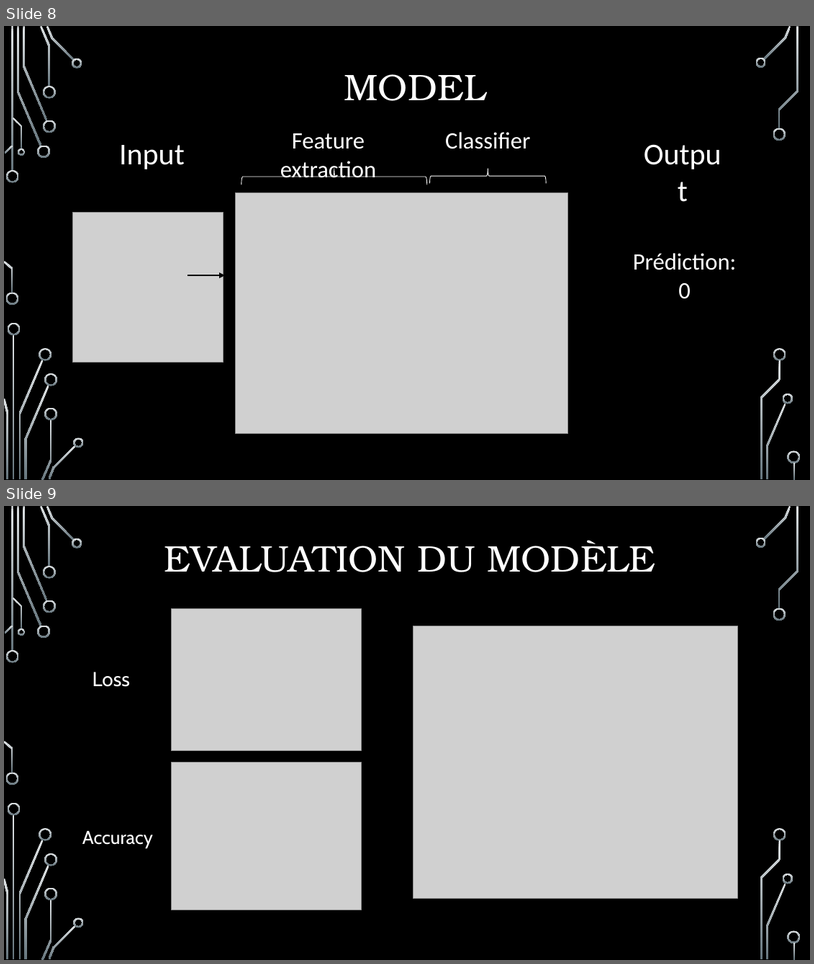
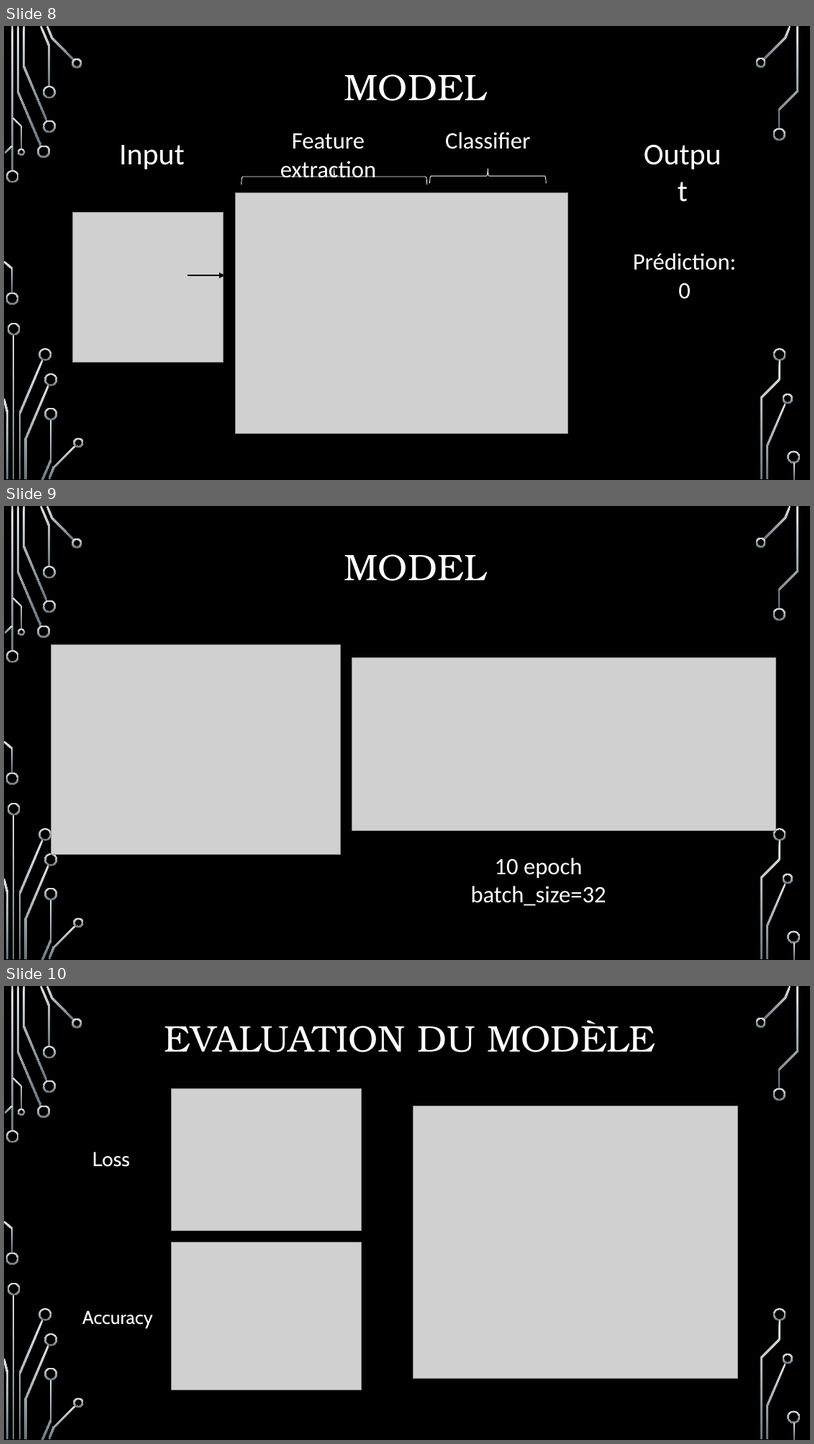
Before and after one commit to Chemsdev/Projet_CNN, a slide deck: Créez un outil de visualisation pour un réseau.pptx. Shown one above the other, each under a label of ours: slides 8 and 9 before the commit, slides 8, 9 and 10 after it. The pictures are 814x964 and 814x1444 pixels, drawn with LibreOffice and Linux fonts; fonts in the diff are those of the drawing; grey boxes stand for pictures; background and template pictures are left out. Boxes give left, top, right and bottom in pixels: in the first picture for what was removed or moved away, otherwise in the second. Text is boxed around its words. In the diff, an @@ line names an element or a change of style, - is before the commit and + after.

```diff
--- a/Créez un outil de visualisation pour un réseau.pptx
+++ b/Créez un outil de visualisation pour un réseau.pptx
@@ slide 9 added at [4,506,810,960], background picture (left out); not listed: 36 template elements that a slide beside it also shows @@
@@ title added at [345,554,486,581], 44 pt, text #FFFFFF @@
+MODEL
@@ picture added at [52,644,341,854] @@
@@ picture added at [352,658,776,830] @@
@@ text added at [471,857,607,906], 28 pt, text #FFFFFF @@
+10 epoch
+batch_size=32
@@ what was slide 9 is now slide 10 @@
```
Also in this commit, not shown: 1 other file.
